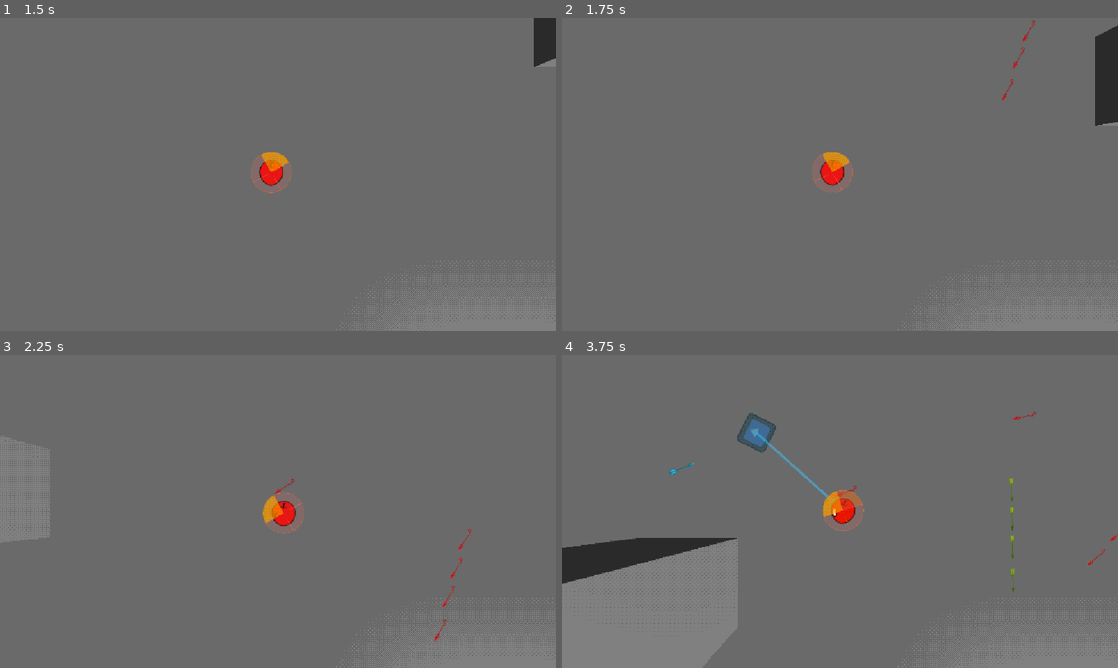
Above: before the commit, frames 1-4 (two rows, left to right).
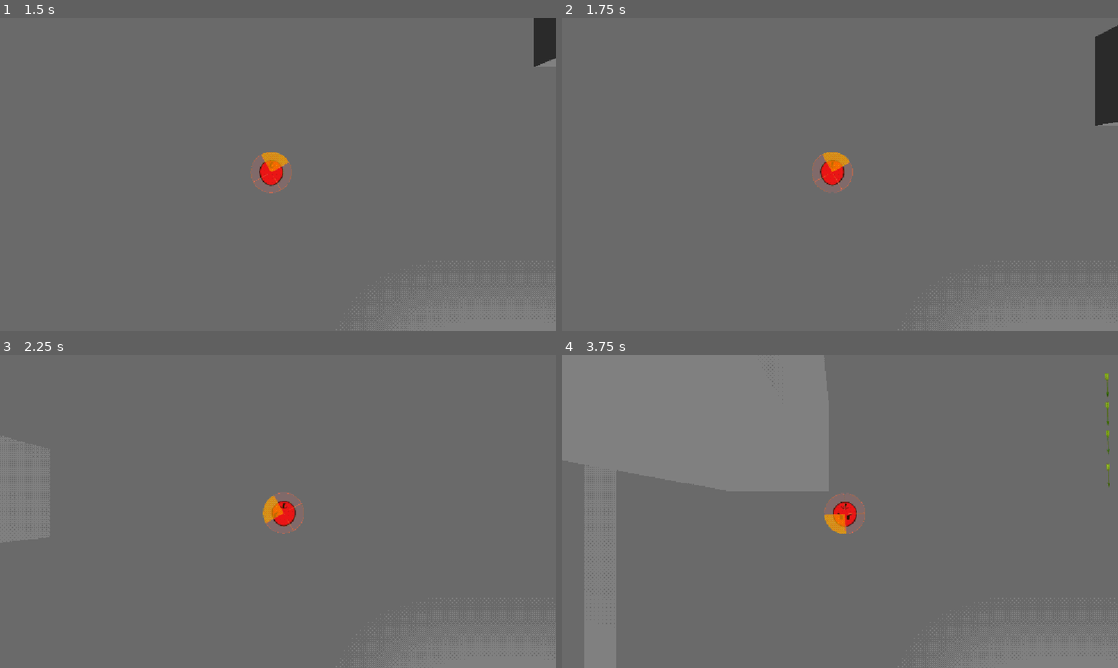
Above: after the commit, the same moments.

Repository: CasualShrub/arrow-head
Game: Godot game, scene res://scenes/3d_hard_boss.tscn
Two runs of this game, one before a commit and one after it. Both use one fixed random seed, a clock stepped at 60 frames per second and the inputs below. This scene is started directly instead of the project's main scene. The engine's default icon, where the game draws it, is replaced by a stand-in: a white triangle on a blue panel in a dark square.
Inputs (mouse positions are in pixels of both pictures, inside the frame that each line leads up to):
- Up to frame 1 (1.5 s): tap Enter at 0.5 s; move the mouse to (250, 237) at 0.52 s; hold Space (fire) 0.53-1.28 s; hold W (move_up) from 0.53 s (still down); move the mouse to (444, 221) at 1.27 s; tap Space (fire) at 1.35 s
- Up to frame 2 (1.75 s): keep holding W (move_up)
- Up to frame 3 (2.25 s): move the mouse to (111, 464) at 2.02 s; release W (move_up) at 2.03 s; hold A (move_left) from 2.03 s (still down); hold Space (fire) from 2.03 s (still down); tap R at 2.1 s
- Up to frame 4 (3.75 s): move the mouse to (867, 511) at 2.77 s; release Space (fire) at 2.78 s; tap Space (fire) at 2.85 s; move the mouse to (756, 433) at 3.52 s; release A (move_left) at 3.53 s; hold S (move_down) from 3.53 s (still down); hold Space (fire) from 3.53 s (still down)

Frame 1 is identical in both runs. In frame 2, less than 0.1% of the frame differs, in the area x 79-86%, y 0-27%; in frame 3, 0.1%; in frame 4, 3.7%, in the area x 0-100%, y 5-76%.

Commit message:
Fold enemy-testing enemies; fire/frost use Eric's pattern + fire special arrows
- enemy_fire/frost: take Eric's custom firing pattern, keep the tint + arrow_scene
- new enemy_fire_line (fires fire), enemy_frost_spray (fires frost), enemy_assassin (fast fire)
- arrow_fire_fast: fire arrow that bounces once
fire_line/frost_spray inherit arrow_scene from fire/frost, so they fire the special arrows.

Diff:
--- /dev/null
+++ b/scenes/arrows/arrow_fire_fast.tscn
@@ -0,0 +1,6 @@
+[gd_scene format=3 uid="uid://fv7u1uisju2b"]
+
+[ext_resource type="PackedScene" uid="uid://byh737vkctruq" path="res://scenes/arrows/arrow_fire.tscn" id="1_qnk0l"]
+
+[node name="Arrow" unique_id=911050322 instance=ExtResource("1_qnk0l")]
+max_bounces = 1
--- /dev/null
+++ b/scenes/enemies/enemy_assassin.tscn
@@ -0,0 +1,22 @@
+[gd_scene format=3 uid="uid://1franpsuiqi5"]
+
+[ext_resource type="PackedScene" uid="uid://b8rs35o7f45v0" path="res://scenes/enemies/enemy.tscn" id="1_bfqem"]
+[ext_resource type="Script" uid="uid://d04k7pxjd2u24" path="res://scripts/arrow_pattern.gd" id="2_1qr7p"]
+[ext_resource type="Script" uid="uid://r4qbgt6it8lb" path="res://scripts/firing_instance.gd" id="3_mso8w"]
+[ext_resource type="PackedScene" uid="uid://fv7u1uisju2b" path="res://scenes/arrows/arrow_fire_fast.tscn" id="4_gluje"]
+
+[sub_resource type="Resource" id="Resource_wgdyj"]
+script = ExtResource("3_mso8w")
+type = ExtResource("4_gluje")
+probability = 0.1
+count = 2
+metadata/_custom_type_script = "uid://r4qbgt6it8lb"
+
+[sub_resource type="Resource" id="Resource_3h82e"]
+script = ExtResource("2_1qr7p")
+recovery = 0.5
+instances = Array[ExtResource("3_mso8w")]([SubResource("Resource_wgdyj")])
+metadata/_custom_type_script = "uid://d04k7pxjd2u24"
+
+[node name="Enemy" unique_id=71488470 instance=ExtResource("1_bfqem")]
+patterns = Array[ExtResource("2_1qr7p")]([SubResource("Resource_3h82e")])
--- a/scenes/enemies/enemy_fire.tscn
+++ b/scenes/enemies/enemy_fire.tscn
@@ -1,8 +1,22 @@
-[gd_scene load_steps=3 format=3]
+[gd_scene format=3 uid="uid://dwun4epe1ljmt"]
 
-[ext_resource type="PackedScene" uid="uid://b8rs35o7f45v0" path="res://scenes/enemy.tscn" id="1_base"]
+[ext_resource type="PackedScene" uid="uid://b8rs35o7f45v0" path="res://scenes/enemies/enemy.tscn" id="1_base"]
+[ext_resource type="Script" uid="uid://d04k7pxjd2u24" path="res://scripts/arrow_pattern.gd" id="2_1rsnr"]
 [ext_resource type="PackedScene" uid="uid://byh737vkctruq" path="res://scenes/arrows/arrow_fire.tscn" id="2_arrow"]
+[ext_resource type="Script" uid="uid://r4qbgt6it8lb" path="res://scripts/firing_instance.gd" id="3_32ii4"]
+[ext_resource type="PackedScene" uid="uid://bxgfy1nvmlb7v" path="res://scenes/arrows/arrow.tscn" id="4_3srk4"]
 
-[node name="Enemy" instance=ExtResource("1_base")]
-modulate = Color(1, 0.62, 0.5, 1)
+[sub_resource type="Resource" id="Resource_lxw0j"]
+script = ExtResource("3_32ii4")
+type = ExtResource("4_3srk4")
+metadata/_custom_type_script = "uid://r4qbgt6it8lb"
+
+[sub_resource type="Resource" id="Resource_aopbs"]
+script = ExtResource("2_1rsnr")
+recovery = 2.0
+instances = Array[ExtResource("3_32ii4")]([SubResource("Resource_lxw0j")])
+metadata/_custom_type_script = "uid://d04k7pxjd2u24"
+
+[node name="Enemy" unique_id=1539839590 instance=ExtResource("1_base")]
+patterns = Array[ExtResource("2_1rsnr")]([SubResource("Resource_aopbs")])
 arrow_scene = ExtResource("2_arrow")
--- /dev/null
+++ b/scenes/enemies/enemy_fire_line.tscn
@@ -0,0 +1,23 @@
+[gd_scene format=3 uid="uid://dmrt7ufpmohhh"]
+
+[ext_resource type="PackedScene" uid="uid://dwun4epe1ljmt" path="res://scenes/enemies/enemy_fire.tscn" id="1_418y4"]
+[ext_resource type="Script" uid="uid://d04k7pxjd2u24" path="res://scripts/arrow_pattern.gd" id="2_p1wid"]
+[ext_resource type="Script" uid="uid://r4qbgt6it8lb" path="res://scripts/firing_instance.gd" id="3_faw47"]
+[ext_resource type="PackedScene" uid="uid://bxgfy1nvmlb7v" path="res://scenes/arrows/arrow.tscn" id="4_nnpyy"]
+
+[sub_resource type="Resource" id="Resource_4rp8h"]
+script = ExtResource("3_faw47")
+type = ExtResource("4_nnpyy")
+instance_delay = 0.1
+count = 3
+max_count = 5
+metadata/_custom_type_script = "uid://r4qbgt6it8lb"
+
+[sub_resource type="Resource" id="Resource_t8u1i"]
+script = ExtResource("2_p1wid")
+recovery = 4.0
+instances = Array[ExtResource("3_faw47")]([SubResource("Resource_4rp8h")])
+metadata/_custom_type_script = "uid://d04k7pxjd2u24"
+
+[node name="Enemy" unique_id=1539839590 instance=ExtResource("1_418y4")]
+patterns = Array[ExtResource("2_p1wid")]([SubResource("Resource_t8u1i")])
--- a/scenes/enemies/enemy_frost.tscn
+++ b/scenes/enemies/enemy_frost.tscn
@@ -1,8 +1,22 @@
-[gd_scene load_steps=3 format=3]
+[gd_scene format=3 uid="uid://5cy7tvfvxnyw"]
 
-[ext_resource type="PackedScene" uid="uid://b8rs35o7f45v0" path="res://scenes/enemy.tscn" id="1_base"]
+[ext_resource type="PackedScene" uid="uid://b8rs35o7f45v0" path="res://scenes/enemies/enemy.tscn" id="1_base"]
+[ext_resource type="Script" uid="uid://d04k7pxjd2u24" path="res://scripts/arrow_pattern.gd" id="2_20wgy"]
 [ext_resource type="PackedScene" uid="uid://5ljerioubp6c" path="res://scenes/arrows/arrow_frost.tscn" id="2_arrow"]
+[ext_resource type="Script" uid="uid://r4qbgt6it8lb" path="res://scripts/firing_instance.gd" id="3_yppec"]
+[ext_resource type="PackedScene" uid="uid://bxgfy1nvmlb7v" path="res://scenes/arrows/arrow.tscn" id="4_58app"]
 
-[node name="Enemy" instance=ExtResource("1_base")]
-modulate = Color(0.6, 0.82, 1, 1)
+[sub_resource type="Resource" id="Resource_jt03m"]
+script = ExtResource("3_yppec")
+type = ExtResource("4_58app")
+metadata/_custom_type_script = "uid://r4qbgt6it8lb"
+
+[sub_resource type="Resource" id="Resource_m3pkr"]
+script = ExtResource("2_20wgy")
+recovery = 1.0
+instances = Array[ExtResource("3_yppec")]([SubResource("Resource_jt03m")])
+metadata/_custom_type_script = "uid://d04k7pxjd2u24"
+
+[node name="Enemy" unique_id=2084625640 instance=ExtResource("1_base")]
+patterns = Array[ExtResource("2_20wgy")]([SubResource("Resource_m3pkr")])
 arrow_scene = ExtResource("2_arrow")
--- /dev/null
+++ b/scenes/enemies/enemy_frost_spray.tscn
@@ -0,0 +1,26 @@
+[gd_scene format=3 uid="uid://sxe0iltyolnn"]
+
+[ext_resource type="PackedScene" uid="uid://5cy7tvfvxnyw" path="res://scenes/enemies/enemy_frost.tscn" id="1_oqpy3"]
+[ext_resource type="Script" uid="uid://d04k7pxjd2u24" path="res://scripts/arrow_pattern.gd" id="2_g2wok"]
+[ext_resource type="Script" uid="uid://r4qbgt6it8lb" path="res://scripts/firing_instance.gd" id="3_i6syy"]
+[ext_resource type="PackedScene" uid="uid://bxgfy1nvmlb7v" path="res://scenes/arrows/arrow.tscn" id="4_buqei"]
+
+[sub_resource type="Resource" id="Resource_wk5m1"]
+script = ExtResource("3_i6syy")
+type = ExtResource("4_buqei")
+count = 3
+max_count = 5
+spread = 1.0
+max_spread = 1.5
+max_offset = 0.10040734641020999
+individual_offset = true
+metadata/_custom_type_script = "uid://r4qbgt6it8lb"
+
+[sub_resource type="Resource" id="Resource_l5n6b"]
+script = ExtResource("2_g2wok")
+recovery = 1.5
+instances = Array[ExtResource("3_i6syy")]([SubResource("Resource_wk5m1")])
+metadata/_custom_type_script = "uid://d04k7pxjd2u24"
+
+[node name="Enemy" unique_id=2084625640 instance=ExtResource("1_oqpy3")]
+patterns = Array[ExtResource("2_g2wok")]([SubResource("Resource_l5n6b")])
